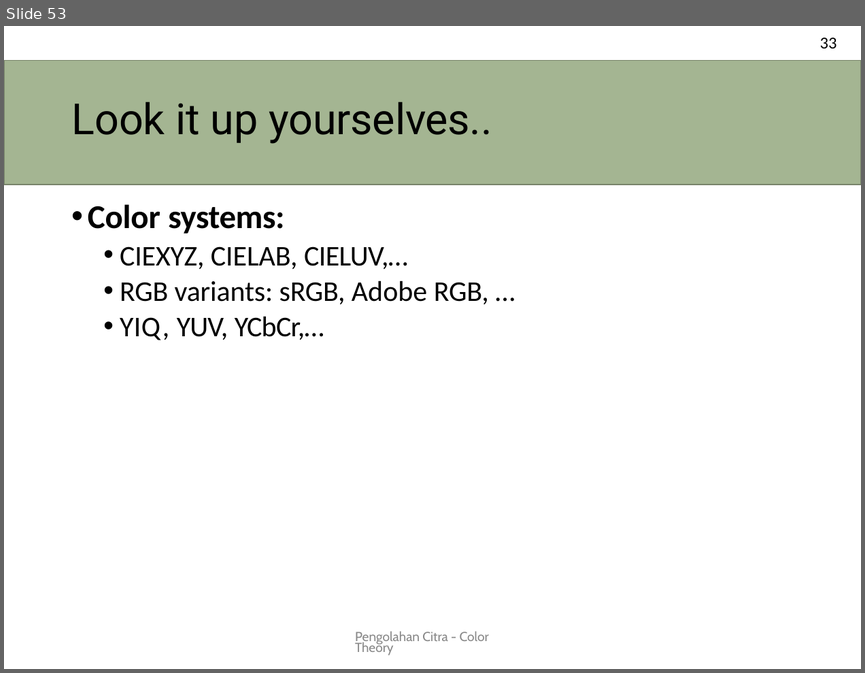
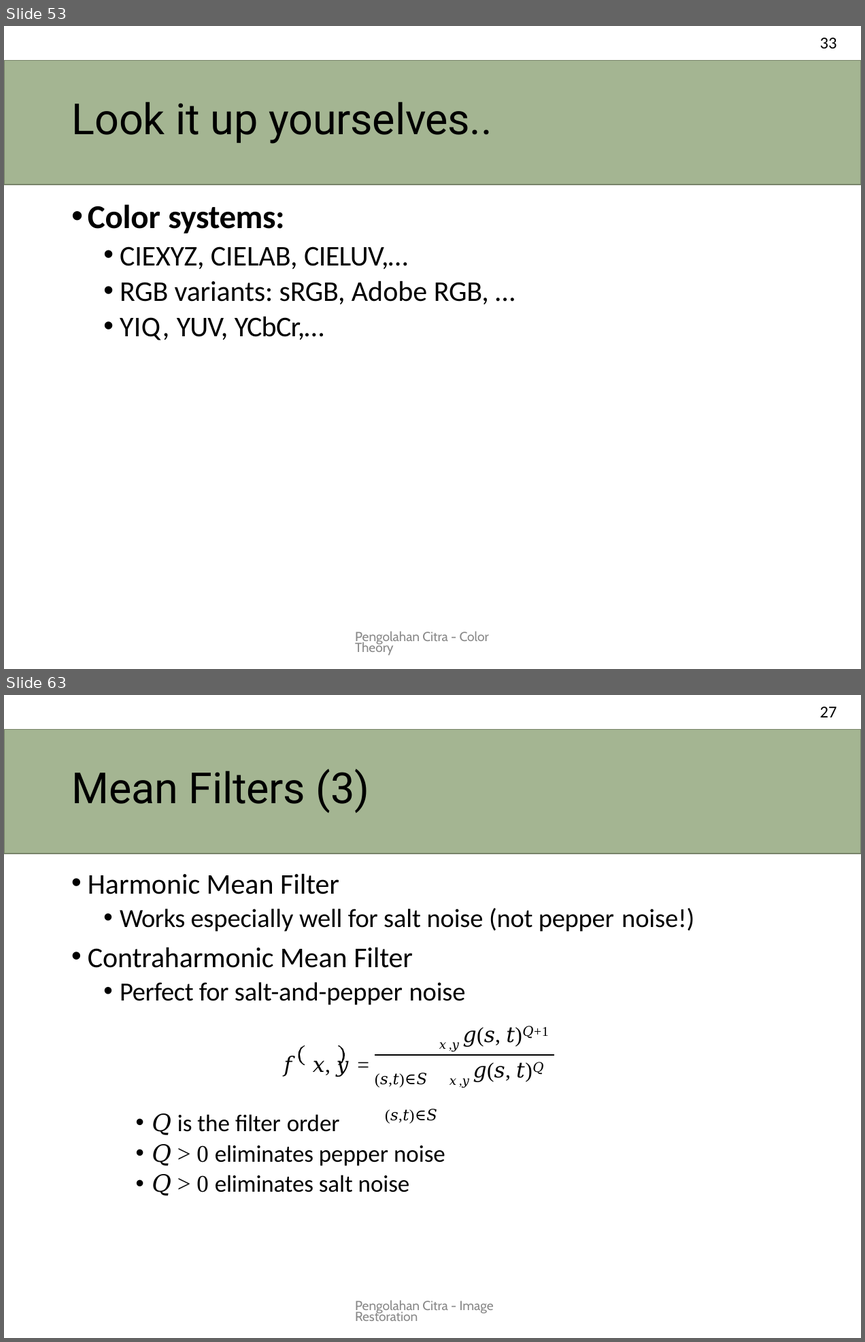
Before and after one commit to novalassalam/comvis, a slide deck: pencit.pptx. Shown one above the other, each under a label of ours: slide 53 before the commit, slides 53 and 63 after it; the slides between them are not shown. The pictures are 865x673 and 865x1342 pixels, drawn with LibreOffice and Linux fonts; fonts in the diff are those of the drawing. Boxes give left, top, right and bottom in pixels: in the first picture for what was removed or moved away, otherwise in the second. Text is boxed around its words. In the diff, an @@ line names an element or a change of style, - is before the commit and + after.

```diff
--- a/pencit.pptx
+++ b/pencit.pptx
@@ slide 63 added at [4, 695, 861, 1338], background #FFFFFF @@
@@ text added at [820, 707, 837, 717], 14 pt, text #000000 @@
+27
@@ title added at [4, 729, 861, 853], fill #A4B592, outline #78846A 0.96 pt, 36 pt, text #000000 @@
+Mean Filters (3)
@@ text added at [88, 873, 694, 1005], 22 pt, text #000000 @@
+• Harmonic Mean Filter
+  • Works especially well for salt noise (not pepper noise!)
+• Contraharmonic Mean Filter
+  • Perfect for salt-and-pepper noise
@@ text added at [463, 1025, 549, 1047], 18 pt, text #000000 @@
+𝑔(𝑠, 𝑡)𝑄+1
@@ text added at [284, 1054, 349, 1076], 18 pt, text #000000 @@
+𝑓 𝑥, 𝑦 =
@@ freeform shape added at [298, 1045, 344, 1065], fill #000000 @@
@@ freeform shape added at [375, 1055, 555, 1055], outline #000000 1.2 pt @@
@@ text added at [439, 1042, 459, 1051], 10.5 pt, text #000000 @@
+𝑥,𝑦
@@ text added at [473, 1062, 543, 1082], 18 pt, text #000000 @@
+𝑔(𝑠, 𝑡)𝑄
@@ text added at [380, 1072, 427, 1085], 13 pt, text #000000 @@
+(𝑠,𝑡)∈𝑆
@@ text added at [449, 1078, 469, 1087], 10.5 pt, text #000000 @@
+𝑥,𝑦
@@ text added at [152, 1113, 445, 1195], 20 pt, text #000000 @@
+• 𝑄 is the filter order
+• 𝑄 > 0 eliminates pepper noise
+• 𝑄 > 0 eliminates salt noise
@@ text added at [390, 1108, 437, 1121], 13 pt, text #000000 @@
+(𝑠,𝑡)∈𝑆
@@ text added at [355, 1300, 494, 1321], 11 pt, text #888888 @@
+Pengolahan Citra - Image Restoration
```
Also in this commit, not shown: 43 other slides added, 12 other files.
